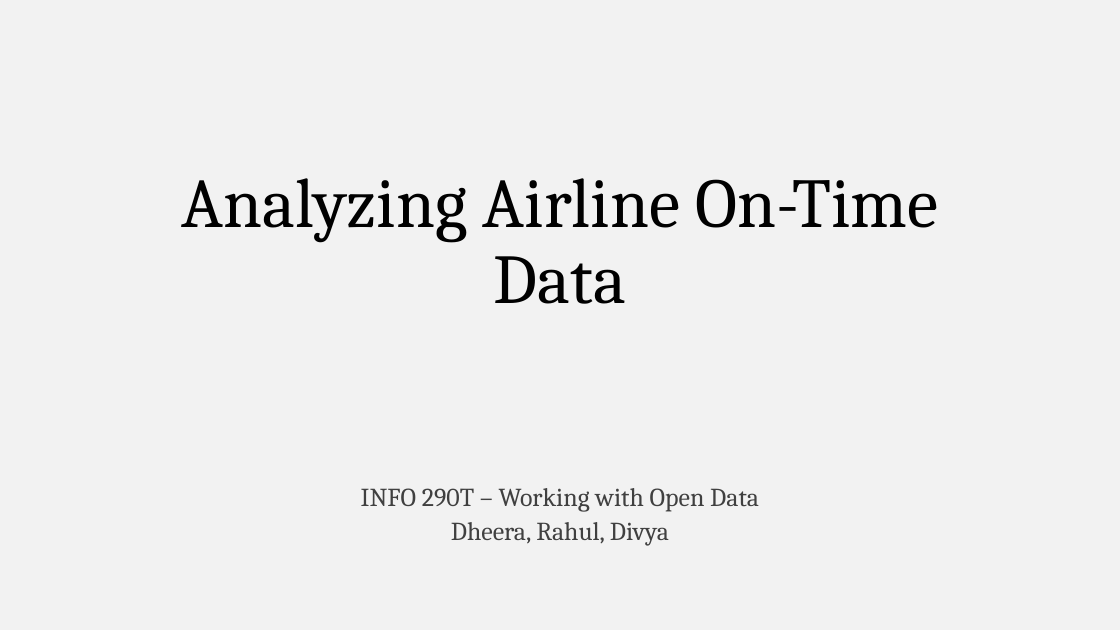
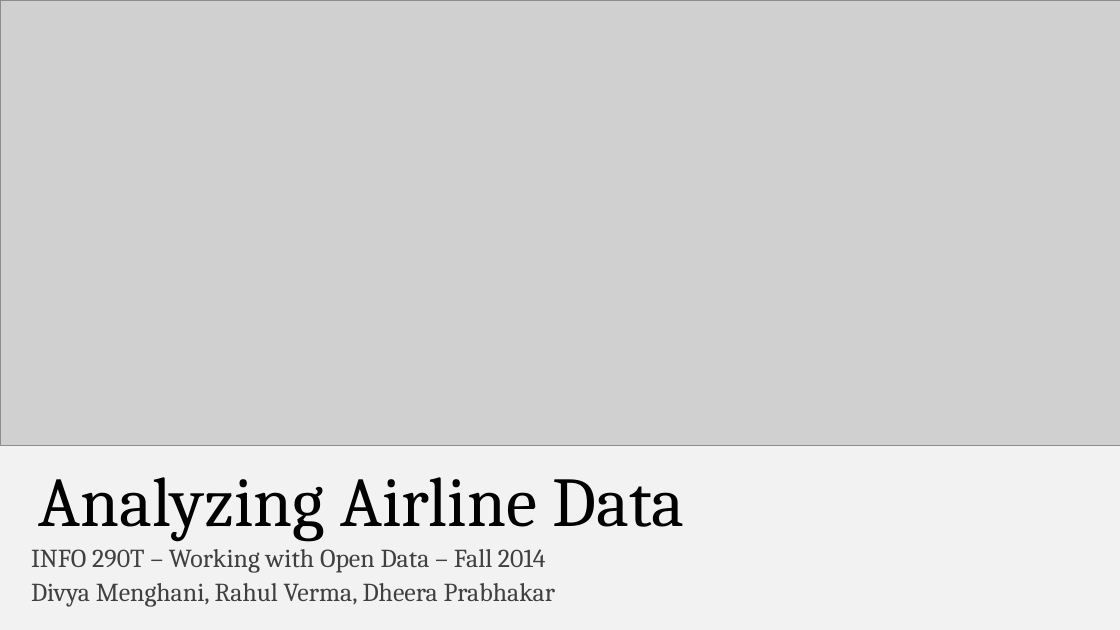
Before and after one commit to divyakkm/open-data-2014-airline, a slide deck: slide 1 of Analyzing Airline On-Time Data.pptx. Drawn at 1120x630 pixels with LibreOffice and Linux fonts; fonts in the diff are those of the drawing; grey boxes stand for pictures. Boxes give left, top, right and bottom in pixels: in the first picture for what was removed or moved away, otherwise in the second. Text is boxed around its words. In the diff, an @@ line names an element or a change of style, - is before the commit and + after.

```diff
--- a/Analyzing Airline On-Time Data.pptx
+++ b/Analyzing Airline On-Time Data.pptx
@@ picture added at box(0, 0, 1120, 445) @@
@@ title at box(39, 477, 685, 541): text changed @@
-Analyzing Airline On-Time Data
+Analyzing Airline Data
@@ subtitle at box(31, 549, 556, 607): text changed @@
-INFO 290T – Working with Open Data
-Dheera, Rahul, Divya
+INFO 290T – Working with Open Data – Fall 2014
+Divya Menghani, Rahul Verma, Dheera Prabhakar
```
Also in this commit, not shown: 12 slides added, 2 slides removed, 1 other file.
